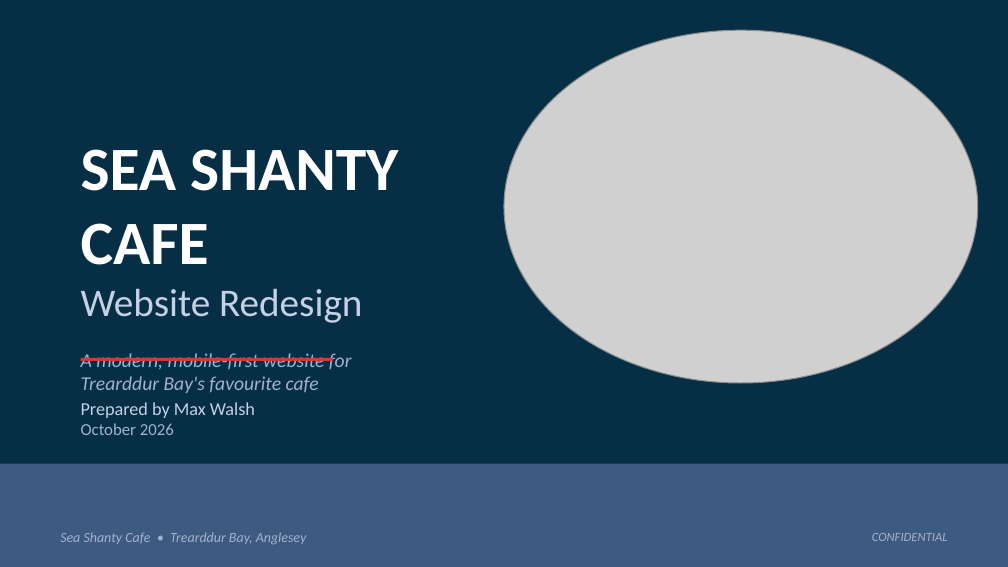
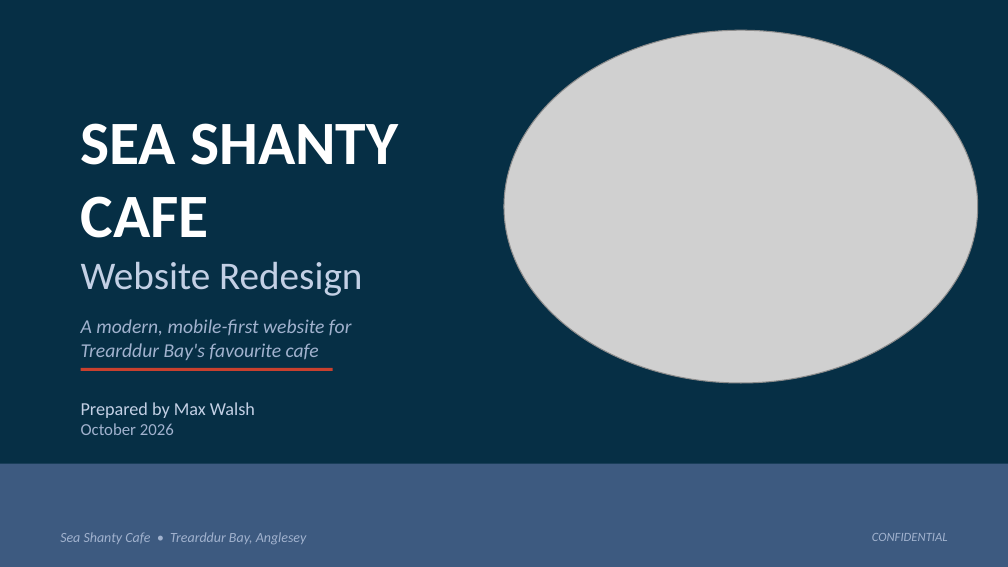
Before and after one commit to maxwalsh0-ctrl/seashantyredesign, a slide deck: slide 1 of SeaShanty_Redesign_Pitch.pptx. Drawn at 1008x567 pixels with LibreOffice and Linux fonts; fonts in the diff are those of the drawing; grey boxes stand for pictures. Boxes give left, top, right and bottom in pixels: in the first picture for what was removed or moved away, otherwise in the second. Text is boxed around its words. In the diff, an @@ line names an element or a change of style, - is before the commit and + after.

```diff
--- a/SeaShanty_Redesign_Pitch.pptx
+++ b/SeaShanty_Redesign_Pitch.pptx
@@ text "SEA SHANTY CAFE" rewrapped from [81, 149, 398, 393] to [81, 123, 398, 360] @@
@@ rectangle: place and size @@
-rectangle at [81, 358, 333, 361]
+rectangle at [81, 368, 333, 371]
```
Also in this commit, not shown: 1 other slide changed.
